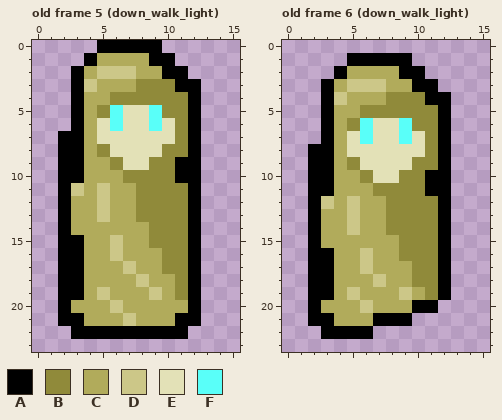
Pixel-art file, stored at art/mage/mage.ase. The picture above is the old version.
16x24 pixels, 20 frames. Shown: old frame 5 (down_walk_light), old frame 6 (down_walk_light). The commit also changed other frames, which this record leaves out.
Palette (. is transparent): A #000000  B #908a3a  C #b1ab5b  D #ccc788  E #e3e1b7  F #59fff9
Pixels before, old frame 5 (down_walk_light), first column x 2:
 0 ...AAAAA...
 1 ..ACCCCAA..
 2 .ACDDDCCAA.
 3 .ADCCCBBBAA
 4 .ACCBBBBBBA
 5 .ACBFEEFBBA
 6 .ACEFEEFEBA
 7 AACEEEEEEBA
 8 AACBEEEEBBA
 9 AACCBEEBBAA
10 AACCCBBBBAA
11 ADCDCCBBBBA
12 ACCDCCBBBBA
13 ACCDCCBBBBA
14 ACCCCCCBBBA
15 AACCDCCBBBA
16 AACCDCCCBBA
17 AACCCDCCBBA
18 AACCCCDCCBA
19 AACDCCCDCBA
20 ACCCDCCCCCA
21 AACCCDCCCAA
22 .AAAAAAAAA.
Pixels before, old frame 6 (down_walk_light), first column x 2:
 1 ...AAAAA...
 2 ..ACCCCAA..
 3 .ACDDDCCAA.
 4 .ADCCCBBBAA
 5 .ACCBBBBBBA
 6 .ACBFEEFBBA
 7 .ACEFEEFEBA
 8 AACEEEEEEBA
 9 AACBEEEEBBA
10 AACCBEEBBAA
11 AACCCBBBBAA
12 ADCDCCBBBBA
13 ACCDCCBBBBA
14 ACCDCCBBBBA
15 ACCCCCCBBBA
16 AACCDCCBBBA
17 AACCDCCCBBA
18 AACCCDCCBBA
19 AACDCCCDCBA
20 ACCCDCCCAA.
21 AACCCAAA...
22 .AAAA......
After the commit:
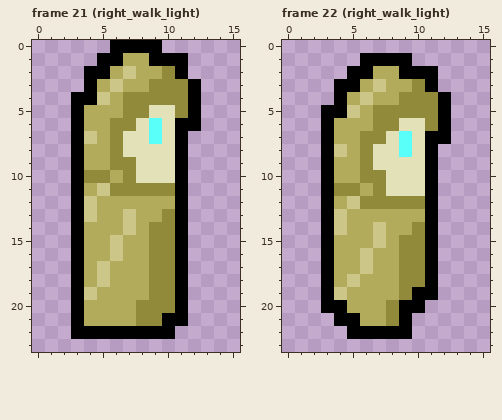
A new or re-ordered frame is compared with the old frame closest to it.
The author wrote: add mage right walk light animation
Change:
frames 20 -> 24
Changed rows in their new state; - is an unchanged pixel.
Frame 21 (right_walk_light) is new; against old frame 5 (down_walk_light):
first column x 2:
 0 ---.-------
 1 --.AA----A-
 2 -.AAC---B--
 3 -.A-D-C--B-
 4 --ADC------
 5 ---CCBBEE--
 6 ---CBB---A-
 7 .-DCB--F-A.
 8 .--CB---EA.
 9 .----B-EE-.
10 .-BB--EEE-.
11 .A--BB---A.
12 .ADC--CCCA.
13 .ADC-DCC-A.
14 .A---D---A.
15 .--------A.
16 .------B-A.
17 .--D-C-B-A.
18 .--D--CBBA.
19 .-DC---BBA.
20 .A--C-BBBA.
21 .----CBBA-.
22 ---------.-
Frame 22 (right_walk_light) is new; against old frame 6 (down_walk_light):
first column x 2:
 1 ---.-------
 2 --.AA----A-
 3 -.AAC---B--
 4 -.A-D-C--B-
 5 --ADC------
 6 ---CCBBEE--
 7 ---CBB---A-
 8 .-DCB--F-A.
 9 .--CB---EA.
10 .----B-EE-.
11 .-BB--EEE-.
12 .A--BB---A.
13 .ADC--CCCA.
14 .ADC-DCC-A.
15 .A---D---A.
16 .--------A.
17 .------B-A.
18 .--D-C-B-A.
19 .-DC---BAA.
20 .AA-C-BA-.-
21 ..AA-CB----
22 -..--AAA---
Where, in picture pixels (left, top, right, bottom), the same in both pictures:
changed: (58, 40, 201, 339)
changed: (308, 53, 451, 339)
